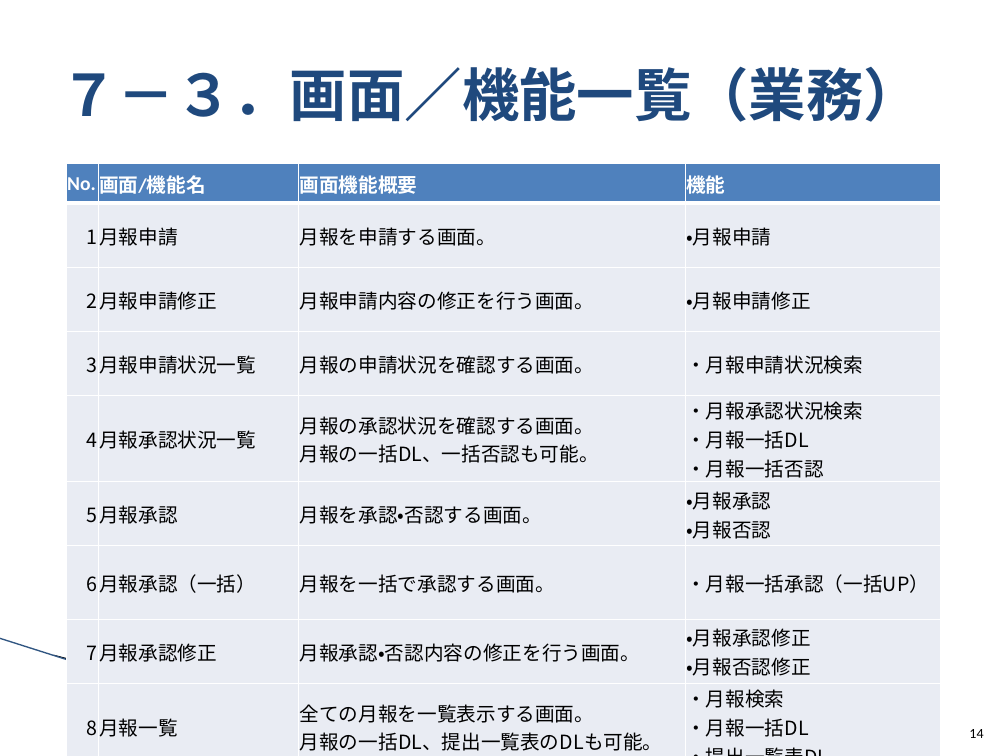
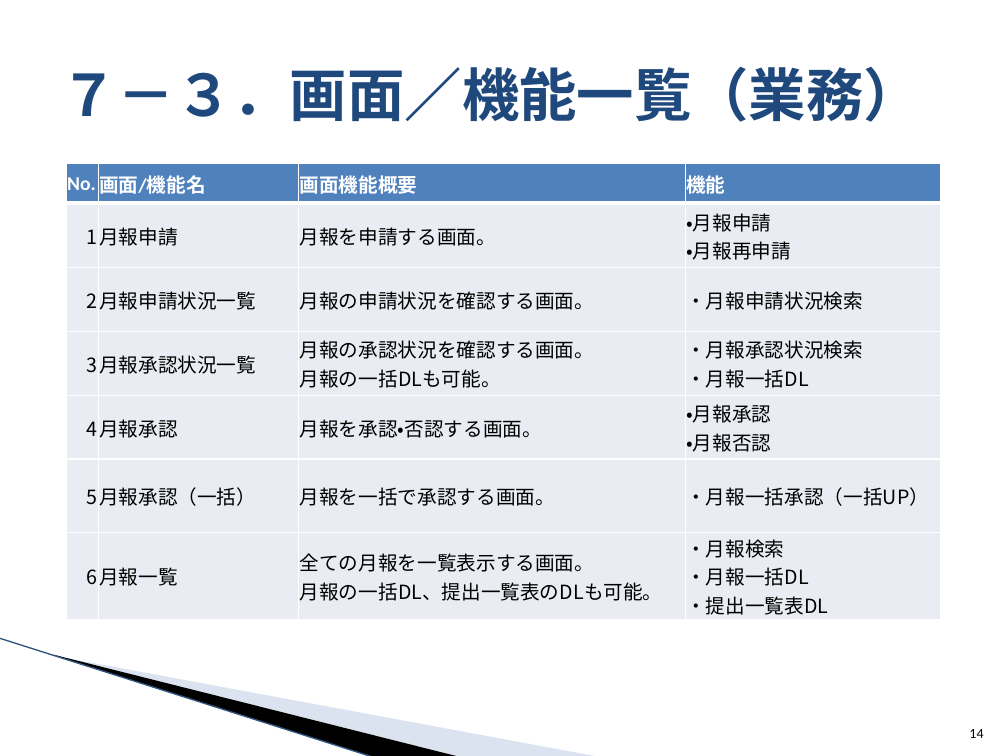
Before and after one commit to around7days/AppFreeMemo, a slide deck: slide 14 of 設計書/00_提案/1_月報管理システム 提案資料.pptx. Drawn at 1008x756 pixels with LibreOffice and Linux fonts; fonts in the diff are those of the drawing; background and template pictures are left out. Boxes give left, top, right and bottom in pixels: in the first picture for what was removed or moved away, otherwise in the second. Text is boxed around its words. In the diff, an @@ line names an element or a change of style, - is before the commit and + after.

```diff
--- a/設計書/00_提案/1_月報管理システム 提案資料.pptx
+++ b/設計書/00_提案/1_月報管理システム 提案資料.pptx
@@ table at box(67, 163, 941, 619) @@
-row 2: 1 | 月報申請 | 月報を申請する画面。 | ・月報申請
-row 3: 2 | 月報申請修正 | 月報申請内容の修正を行う画面。 | ・月報申請修正
-row 4: 3 | 月報申請状況一覧 | 月報の申請状況を確認する画面。 | ・月報申請状況検索
-row 5: 4 | 月報承認状況一覧 | 月報の承認状況を確認する画面。 / 月報の一括DL、一括否認も可能。 | ・月報承認状況検索 / ・月報一括DL / ・月報一括否認
-row 6: 5 | 月報承認 | 月報を承認・否認する画面。 | ・月報承認 / ・月報否認
-row 7: 6 | 月報承認（一括） | 月報を一括で承認する画面。 | ・月報一括承認（一括UP）
-row 8: 7 | 月報承認修正 | 月報承認・否認内容の修正を行う画面。 | ・月報承認修正 / ・月報否認修正
-row 9: 8 | 月報一覧 | 全ての月報を一覧表示する画面。 / 月報の一括DL、提出一覧表のDLも可能。 | ・月報検索 / ・月報一括DL / ・提出一覧表DL
+row 2: 1 | 月報申請 | 月報を申請する画面。 | ・月報申請 / ・月報再申請
+row 3: 2 | 月報申請状況一覧 | 月報の申請状況を確認する画面。 | ・月報申請状況検索
+row 4: 3 | 月報承認状況一覧 | 月報の承認状況を確認する画面。 / 月報の一括DLも可能。 | ・月報承認状況検索 / ・月報一括DL
+row 5: 4 | 月報承認 | 月報を承認・否認する画面。 | ・月報承認 / ・月報否認
+row 6: 5 | 月報承認（一括） | 月報を一括で承認する画面。 | ・月報一括承認（一括UP）
+row 7: 6 | 月報一覧 | 全ての月報を一覧表示する画面。 / 月報の一括DL、提出一覧表のDLも可能。 | ・月報検索 / ・月報一括DL / ・提出一覧表DL
```
Also in this commit, not shown: 2 other slides changed, 8 other files.
